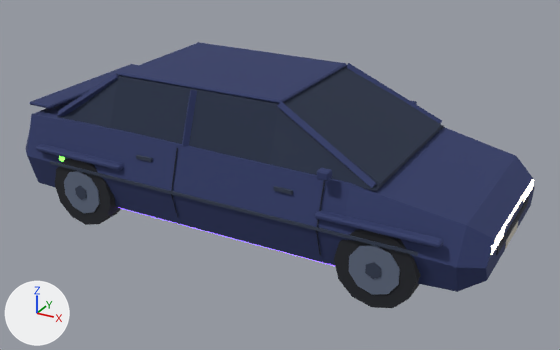
One commit to the glTF model public/assets/models/city/city_car.glb: the scene before it, then after it.
Both versions are drawn from a 50 mm lens placed at (3.22, -5.67, 3.29), pointed at (0.13, -0.05, 0.49). Every picture has the same lights, and +X, +Y and +Z are marked at lower left. The older version comes first. Where no turn or scale is listed for an object, it has been applied to the vertices. Vertices at exactly the same position are counted once.

Names of what the first picture shows: 'body', 'body_crease.001', 'canopy', 'fender_flare.002', 'fender_flare.003', 'hub.002', 'hub.003', 'light_bar', 'rim.002', 'rim.003', 'roof', 'spoiler', 'wheel.002', 'wheel.003', 'window_pillar.003' and 13 more.
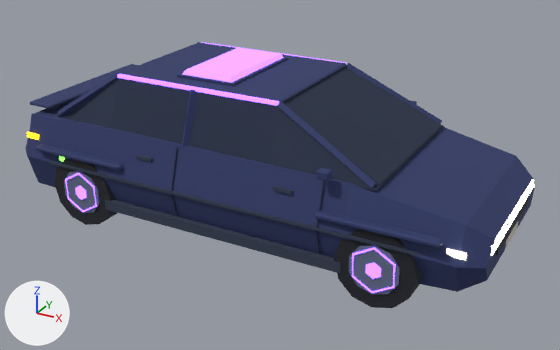
Boxes [x1, y1, x2, y2] around the edits, measured in the pictures (560 x 350 px):
'underglow', reshaped (not visible before): after [65, 42, 396, 293]
'body_crease', reshaped (not visible before): after [105, 200, 341, 273]
'light_bar', reshaped: before [495, 179, 533, 242]; after [446, 179, 534, 260]
'hub.003', recoloured (dark blue to purple): [365, 262, 381, 279] in both
'hub.002', recoloured: [75, 186, 87, 200] in both
'tail_light', reshaped (not visible before): after [27, 132, 39, 140]
part 2 of me_light_bar, added: after [446, 248, 467, 260]
part 3 of me_light_bar, added: after [491, 184, 534, 256]
part 5 of me_underglow, added: after [201, 42, 347, 64]
part 6 of me_underglow, added (purple): after [117, 74, 279, 106]
part 7 of me_underglow, added: after [65, 173, 97, 212]
part 8 of me_underglow, added: after [352, 247, 396, 293]
part 9 of me_underglow, added (purple): after [183, 47, 284, 83]

Edits to the bpy script that builds the scene:
```text
Change me_body_crease:
    used by ob_body_crease; location = (0.0, 0.955, 0.56)
    remove me_body_crease.from_pydata(...)  # 8 vertices, 12 faces; spans x -1.75..1.75, y -0.01..0.01, z -0.01..0.01
    add me_body_crease.from_pydata(...)  # 24 vertices, 36 faces; spans x -1.75..1.75, y -1.9..0.01, z -0.33..0.01
    me_body_crease part 1: a new loose piece, a box spanning x -1.15..1.15, y -1.905..-1.855, z -0.335..-0.245, in mat_mat_trim (dark blue #313b50)
    other edits to the shape of me_body_crease do not show in these pictures
Change me_hub_002:
    where me_hub_002.from_pydata(...)  # 12 vertices, 20 faces; spans x -0.0606..0.0606, y -0.0065..0.0065, z -0.07..0.07
    remove me_hub_002.materials.append(mat_mat_trim)  # dark blue #313b50
    add me_hub_002.materials.append(mat_mat_neon_violet)  # purple #8a5cff, glowing purple #8a5cff
Change me_hub_003:
    where me_hub_003.from_pydata(...)  # 12 vertices, 20 faces; spans x -0.0606..0.0606, y -0.0065..0.0065, z -0.07..0.07
    remove me_hub_003.materials.append(mat_mat_trim)  # dark blue #313b50
    add me_hub_003.materials.append(mat_mat_neon_violet)  # purple #8a5cff, glowing purple #8a5cff
Change me_light_bar:
    used by ob_light_bar; location = (2.2, 0.0, 0.62)
    remove me_light_bar.from_pydata(...)  # 8 vertices, 12 faces; spans x -0.01..0.01, y -0.6..0.6, z -0.013..0.013
    add me_light_bar.from_pydata(...)  # 32 vertices, 48 faces; spans x -0.27..0.01, y -0.872..0.872, z -0.085..0.013
    me_light_bar part 2: a new loose piece, a box spanning x -0.27..-0.13, y -0.872..-0.852, z -0.065..-0.015, in mat_mat_light_white (beige #fff1d6, glowing beige #fff1d6)
    me_light_bar part 3: a new loose piece, a box spanning x -0.01..0.01, y -0.68..0.68, z -0.085..-0.055, in mat_mat_light_white (beige #fff1d6, glowing beige #fff1d6)
    other edits to the shape of me_light_bar do not show in these pictures
Change me_tail_light:
    used by ob_tail_light; location = (-2.2, 0.0, 0.74)
    remove me_tail_light.from_pydata(...)  # 8 vertices, 12 faces; spans x -0.01..0.01, y -0.68..0.68, z -0.025..0.025
    add me_tail_light.from_pydata(...)  # 32 vertices, 48 faces; spans x -0.01..0.25, y -0.878..0.878, z -0.233..0.025
    me_tail_light part 4: a new loose piece, a box spanning x 0.11..0.25, y -0.878..-0.858, z -0.025..0.025, in mat_mat_neon_amber (orange #ffae1a, glowing orange #ffae1a)
    other edits to the shape of me_tail_light do not show in these pictures
Change me_underglow:
    used by ob_underglow; location = (0.0, 0.8, 0.2)
    remove me_underglow.from_pydata(...)  # 8 vertices, 12 faces; spans x -1.2..1.2, y -0.01..0.01, z -0.01..0.01
    add me_underglow.from_pydata(...)  # 104 vertices, 192 faces; spans x -1.59..1.59, y -1.77..0.17, z -0.07..1.26
    me_underglow part 5: a new loose piece, a box spanning x -1.14..0.44, y -0.18..-0.148, z 1.165..1.195, in mat_mat_neon_violet (purple #8a5cff, glowing purple #8a5cff)
    me_underglow part 6: a new loose piece, a box spanning x -1.14..0.44, y -1.452..-1.42, z 1.165..1.195, in mat_mat_neon_violet (purple #8a5cff, glowing purple #8a5cff)
    me_underglow part 7: a new loose piece of 18 vertices spanning x -1.59..-1.25, y -1.77..-1.74, z -0.07..0.33, in mat_mat_neon_violet (purple #8a5cff, glowing purple #8a5cff)
    me_underglow part 8: a new loose piece of 18 vertices spanning x 1.25..1.59, y -1.77..-1.74, z -0.07..0.33, in mat_mat_neon_violet (purple #8a5cff, glowing purple #8a5cff)
    me_underglow part 9: 8 vertices added at x -0.6..-0.1, y -1.25..-0.35, z 1.22..1.26
    other edits to the shape of me_underglow do not show in these pictures
```
